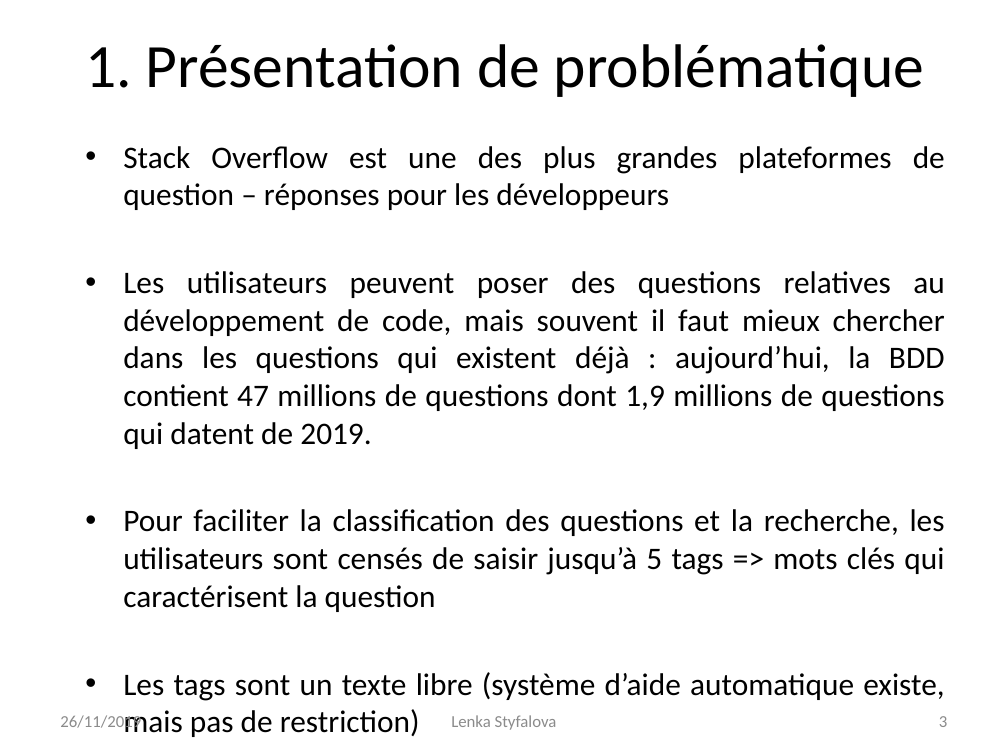
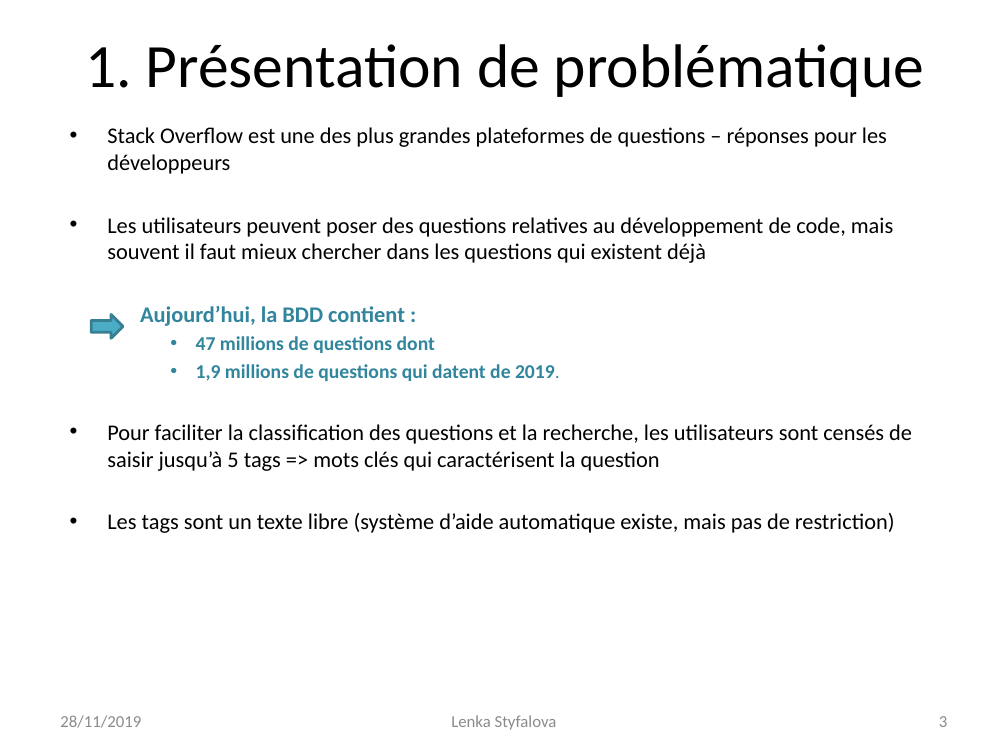
Before and after one commit to Lenka-St/Projet5, a slide deck: slide 3 of Projet 5 - Catégorisez automatiquement des questions.pptx. Drawn at 1008x756 pixels with LibreOffice and Linux fonts; fonts in the diff are those of the drawing. Boxes give left, top, right and bottom in pixels: in the first picture for what was removed or moved away, otherwise in the second. Text is boxed around its words. In the diff, an @@ line names an element or a change of style, - is before the commit and + after.

```diff
--- a/Projet 5 - Catégorisez automatiquement des questions.pptx
+++ b/Projet 5 - Catégorisez automatiquement des questions.pptx
@@ text "Stack Overflow est une des ...": place and size @@
-text "Stack Overflow est une des ..." at (123,146,945,737)
+text "Stack Overflow est une des ..." at (107,127,912,533)
@@ text at (107,127,893,381): text changed; size 22.4 to 16 pt @@
-• Stack Overflow est une des plus grandes plateformes de question – réponses pour les développeurs
-• Les utilisateurs peuvent poser des questions relatives au développement de code, mais souvent il faut mieux chercher dans les questions qui existent déjà : aujourd’hui, la BDD contient 47 millions de questions dont 1,9 millions de questions qui datent de 2019.
+• Stack Overflow est une des plus grandes plateformes de questions – réponses pour les développeurs
+• Les utilisateurs peuvent poser des questions relatives au développement de code, mais souvent il faut mieux chercher dans les questions qui existent déjà
+  Aujourd’hui, la BDD contient :
+    • 47 millions de questions dont
+    • 1,9 millions de questions qui datent de 2019.
@@ right arrow added at (92,314,123,339), fill #4BACC6, outline #377F92 2 pt @@
@@ text at (107,424,912,533): size 22.4 to 16 pt in "Pour faciliter la classification des questions et ...", "Les tags sont un texte libre (système ..."; alignment justified to left; less space between paragraphs @@
@@ text at (60,715,141,728): text changed @@
-26/11/2019
+28/11/2019
```
Also in this commit, not shown: 16 other slides changed, 8 slides added, 1 slide removed.
